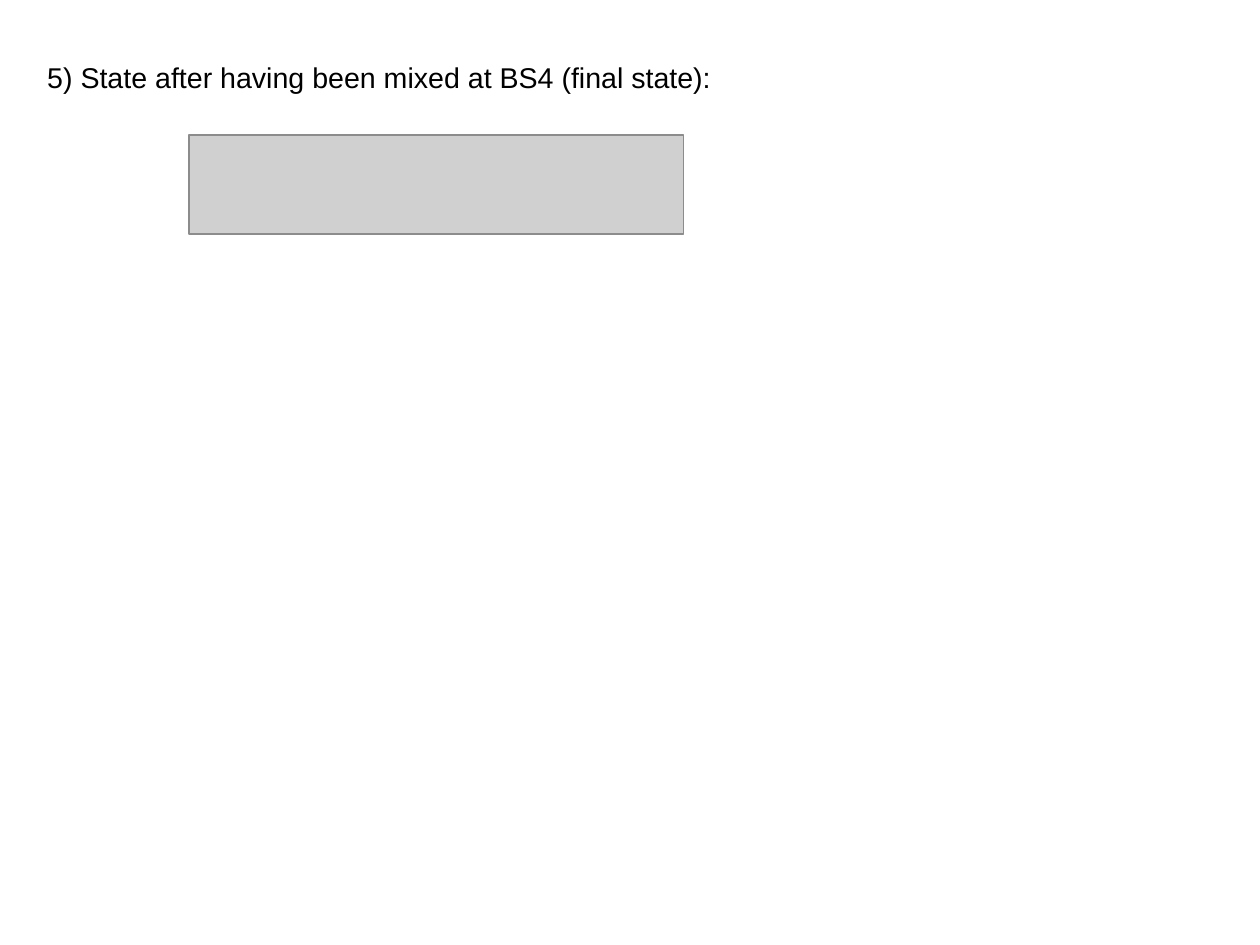
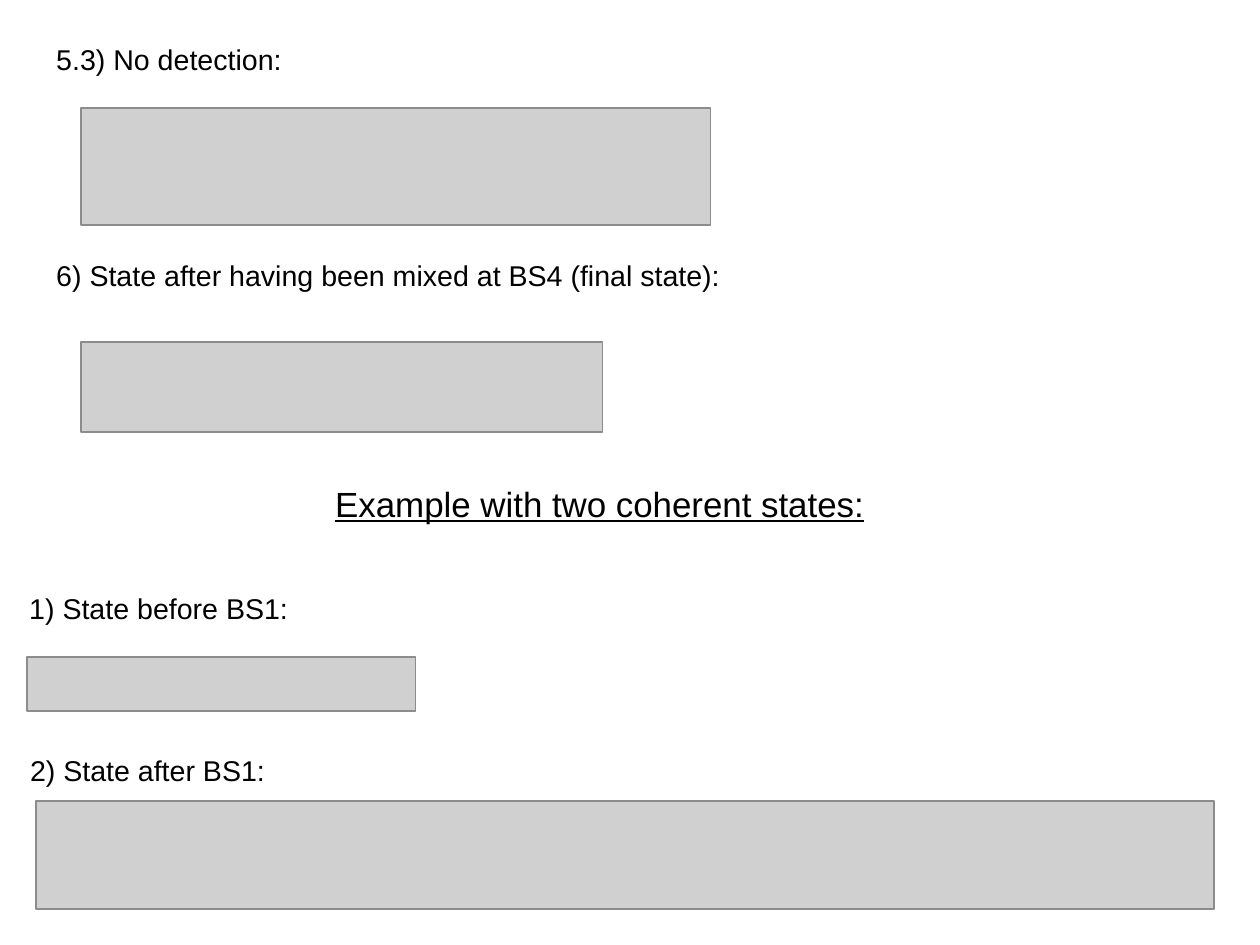
Before and after one commit to matthewR1993/qscheme, a slide deck: slide 4 of results/res2.odp. Drawn at 1260x945 pixels with LibreOffice and Linux fonts; fonts in the diff are those of the drawing; grey boxes stand for pictures. Boxes give left, top, right and bottom in pixels: in the first picture for what was removed or moved away, otherwise in the second. Text is boxed around its words. In the diff, an @@ line names an element or a change of style, - is before the commit and + after.

```diff
--- a/results/res2.odp
+++ b/results/res2.odp
@@ text added at [56, 49, 282, 75], 18 pt, text #000000 @@
+5.3) No detection:
@@ picture: place and size @@
-picture at [189, 135, 684, 234]
+picture at [81, 107, 711, 224]
@@ text at [56, 265, 719, 291]: text changed @@
-5) State after having been mixed at BS4 (final state):
+6) State after having been mixed at BS4 (final state):
@@ picture added at [81, 342, 604, 432] @@
@@ text added at [335, 491, 864, 524], 22 pt, text #000000, underline @@
+Example with two coherent states:
@@ text added at [29, 598, 288, 624], 18 pt, text #000000 @@
+1) State before BS1:
@@ picture added at [27, 657, 416, 711] @@
@@ text added at [30, 760, 265, 786], 18 pt, text #000000 @@
+2) State after BS1:
@@ picture added at [35, 802, 1214, 909] @@
```
Also in this commit, not shown: 1 other slide changed, 5 other files.
